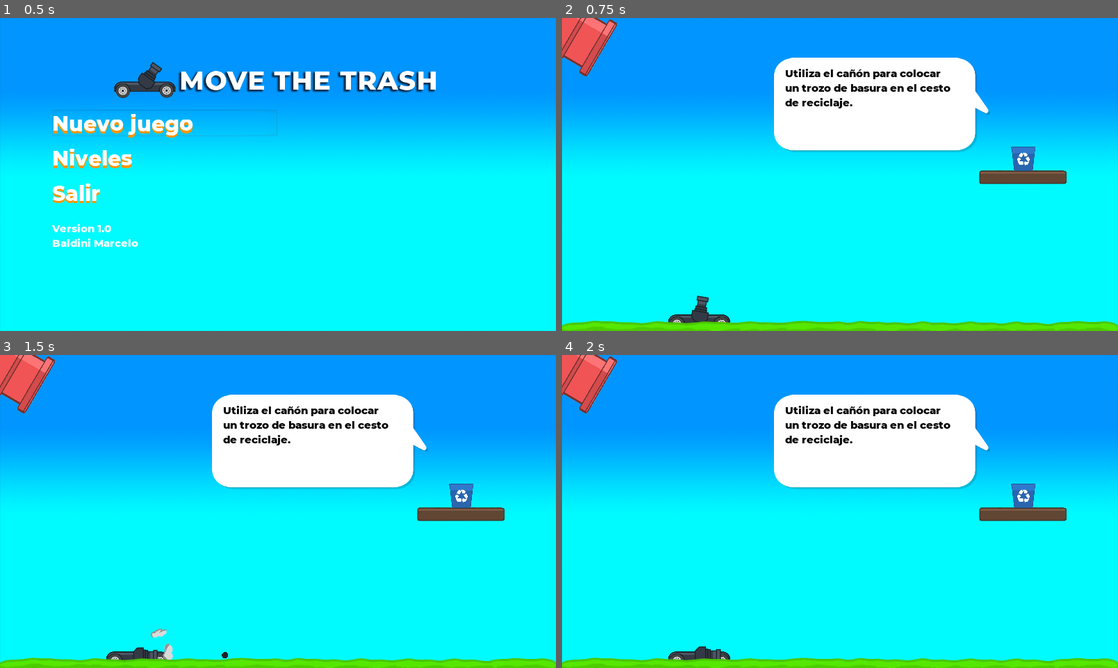
Above: before the commit, frames 1-4 (two rows, left to right).
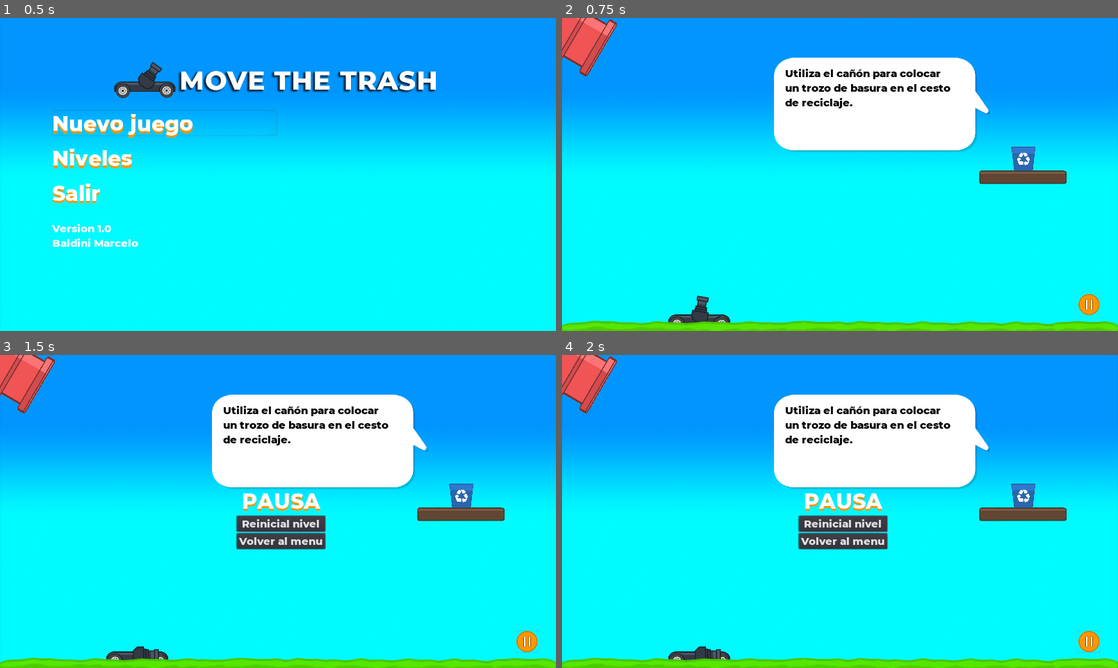
Above: after the commit, the same moments.

Repository: Fynoli/movethetrash
Game: Godot game, scene res://TitleScreen.tscn
Same seed, same stepped clock (60 frames per second), same inputs: the game is played once before the commit and once after it. Sound files missing from this copy of the repository are replaced by a short silence.
Inputs (mouse positions are in pixels of both pictures, inside the frame that each line leads up to):
- Up to frame 1 (0.5 s): no input
- Up to frame 2 (0.75 s): click "Nuevo juego" at 0.5 s
- Up to frame 3 (1.5 s): click (528, 642) at 1.27 s
- Up to frame 4 (2 s): no input

Frame 1 is identical in both runs. In frame 2, 0.2% of the frame differs, in the area x 92-97%, y 88-95%; in frame 3, 2.8%, in the area x 23-97%, y 44-98%; in frame 4, 2.5%.

Commit message:
Versión final
Algunas correcciones al sistema de guardado. Se remueven los nodos que usaba como herramientas de testeo

Diff:
--- a/Mundo.tscn
+++ b/Mundo.tscn
@@ -10,9 +10,9 @@
 [ext_resource path="res://sprites/speech_bubble/speech_bubble.png" type="Texture" id=8]
 [ext_resource path="res://Speech_buuble.gd" type="Script" id=9]
 [ext_resource path="res://fonts/montserrat_24.tres" type="DynamicFont" id=10]
-[ext_resource path="res://Tools/MouseSpawner.tscn" type="PackedScene" id=11]
-[ext_resource path="res://level_cleared_window.tscn" type="PackedScene" id=12]
-[ext_resource path="res://reset_exit_window.tscn" type="PackedScene" id=13]
+[ext_resource path="res://level_cleared_window.tscn" type="PackedScene" id=11]
+[ext_resource path="res://reset_exit_window.tscn" type="PackedScene" id=12]
+[ext_resource path="res://UI/phone_controls.tscn" type="PackedScene" id=13]
 
 [sub_resource type="RectangleShape2D" id=1]
 extents = Vector2( 239.426, 32.2603 )
@@ -121,19 +121,18 @@
 wait_time = 10.0
 autostart = true
 
-[node name="MouseSpawner" parent="." instance=ExtResource( 11 )]
-visible = false
-
-[node name="level_cleared_window" parent="." instance=ExtResource( 12 )]
+[node name="level_cleared_window" parent="." instance=ExtResource( 11 )]
 pause_mode = 2
 visible = false
 
-[node name="reset_exit_window" parent="." instance=ExtResource( 13 )]
+[node name="reset_exit_window" parent="." instance=ExtResource( 12 )]
 pause_mode = 2
 visible = false
 margin_left = 545.34
 margin_top = 306.18
 margin_right = 545.34
 margin_bottom = 306.18
+
+[node name="phone_controls" parent="." instance=ExtResource( 13 )]
 [connection signal="body_entered" from="trash_bin/Inside_trashbin_area" to="." method="_on_Inside_trashbin_area_body_entered"]
 [connection signal="timeout" from="Speech_buuble/Timer" to="Speech_buuble" method="_on_Timer_timeout"]
--- a/Mundo2.tscn
+++ b/Mundo2.tscn
@@ -10,9 +10,9 @@
 [ext_resource path="res://sprites/speech_bubble/speech_bubble.png" type="Texture" id=8]
 [ext_resource path="res://Level2res/speech_bubble.gd" type="Script" id=9]
 [ext_resource path="res://fonts/montserrat_24.tres" type="DynamicFont" id=10]
-[ext_resource path="res://Tools/MouseSpawner.tscn" type="PackedScene" id=11]
-[ext_resource path="res://level_cleared_window.tscn" type="PackedScene" id=12]
-[ext_resource path="res://reset_exit_window.tscn" type="PackedScene" id=13]
+[ext_resource path="res://level_cleared_window.tscn" type="PackedScene" id=11]
+[ext_resource path="res://reset_exit_window.tscn" type="PackedScene" id=12]
+[ext_resource path="res://UI/phone_controls.tscn" type="PackedScene" id=13]
 
 [sub_resource type="RectangleShape2D" id=1]
 extents = Vector2( 234.363, 33.3328 )
@@ -123,20 +123,19 @@
 one_shot = true
 autostart = true
 
-[node name="MouseSpawner" parent="." instance=ExtResource( 11 )]
-visible = false
-
-[node name="level_cleared_window" parent="." instance=ExtResource( 12 )]
+[node name="level_cleared_window" parent="." instance=ExtResource( 11 )]
 pause_mode = 2
 visible = false
 
-[node name="reset_exit_window" parent="." instance=ExtResource( 13 )]
+[node name="reset_exit_window" parent="." instance=ExtResource( 12 )]
 pause_mode = 2
 visible = false
 margin_left = 534.53
 margin_top = 306.49
 margin_right = 534.53
 margin_bottom = 306.49
+
+[node name="phone_controls" parent="." instance=ExtResource( 13 )]
 [connection signal="body_entered" from="trash_trays/tray_1/trash_area1" to="trash_trays" method="_on_trash_area1_body_entered"]
 [connection signal="body_exited" from="trash_trays/tray_1/trash_area1" to="trash_trays" method="_on_trash_area1_body_exited"]
 [connection signal="body_entered" from="trash_trays/tray_2/trash_area2" to="trash_trays" method="_on_trash_area2_body_entered"]
--- a/Mundo3.tscn
+++ b/Mundo3.tscn
@@ -12,9 +12,9 @@
 [ext_resource path="res://sprites/wood/h_wood_plank_1.png" type="Texture" id=10]
 [ext_resource path="res://sprites/speech_bubble/speech_bubble.png" type="Texture" id=11]
 [ext_resource path="res://level3res/speech_bubble.gd" type="Script" id=12]
-[ext_resource path="res://Tools/MouseSpawner.tscn" type="PackedScene" id=13]
-[ext_resource path="res://level_cleared_window.tscn" type="PackedScene" id=14]
-[ext_resource path="res://reset_exit_window.tscn" type="PackedScene" id=15]
+[ext_resource path="res://level_cleared_window.tscn" type="PackedScene" id=13]
+[ext_resource path="res://reset_exit_window.tscn" type="PackedScene" id=14]
+[ext_resource path="res://UI/phone_controls.tscn" type="PackedScene" id=15]
 
 [sub_resource type="RectangleShape2D" id=1]
 extents = Vector2( 235.078, 32.4715 )
@@ -162,20 +162,19 @@
 one_shot = true
 autostart = true
 
-[node name="MouseSpawner" parent="." instance=ExtResource( 13 )]
-visible = false
-
-[node name="level_cleared_window" parent="." instance=ExtResource( 14 )]
+[node name="level_cleared_window" parent="." instance=ExtResource( 13 )]
 pause_mode = 2
 visible = false
 
-[node name="reset_exit_window" parent="." instance=ExtResource( 15 )]
+[node name="reset_exit_window" parent="." instance=ExtResource( 14 )]
 pause_mode = 2
 visible = false
 margin_left = 537.06
 margin_top = 305.91
 margin_right = 537.06
 margin_bottom = 305.91
+
+[node name="phone_controls" parent="." instance=ExtResource( 15 )]
 [connection signal="body_entered" from="trash_trays/tray_1/tray_1_area" to="trash_trays" method="_on_tray_1_area_body_entered"]
 [connection signal="body_exited" from="trash_trays/tray_1/tray_1_area" to="trash_trays" method="_on_tray_1_area_body_exited"]
 [connection signal="body_entered" from="trash_trays/tray_2/tray_2_area" to="trash_trays" method="_on_tray_2_area_body_entered"]
--- a/Mundo4.tscn
+++ b/Mundo4.tscn
@@ -5,21 +5,21 @@
 [ext_resource path="res://floor.tscn" type="PackedScene" id=3]
 [ext_resource path="res://sprites/wood/h_wood_plank_1.png" type="Texture" id=4]
 [ext_resource path="res://sprites/wood/h_wood_plank_2.png" type="Texture" id=5]
-[ext_resource path="res://Tools/MouseSpawner.tscn" type="PackedScene" id=6]
-[ext_resource path="res://aple.tscn" type="PackedScene" id=7]
-[ext_resource path="res://banana.tscn" type="PackedScene" id=8]
-[ext_resource path="res://bottle.tscn" type="PackedScene" id=9]
-[ext_resource path="res://can.tscn" type="PackedScene" id=10]
-[ext_resource path="res://trashbag.tscn" type="PackedScene" id=11]
-[ext_resource path="res://level4res/Trash_bins.gd" type="Script" id=12]
-[ext_resource path="res://sprites/simple_trash_bin/simple_trash_bin.png" type="Texture" id=13]
-[ext_resource path="res://fonts/montserrat_24.tres" type="DynamicFont" id=14]
-[ext_resource path="res://sprites/simple_trash_bin/simple_trash_bin_2.png" type="Texture" id=15]
-[ext_resource path="res://sprites/speech_bubble/speech_bubble.png" type="Texture" id=16]
-[ext_resource path="res://level4res/speechbubble.gd" type="Script" id=17]
-[ext_resource path="res://level4res/time_left.gd" type="Script" id=18]
-[ext_resource path="res://level_cleared_window.tscn" type="PackedScene" id=19]
-[ext_resource path="res://reset_exit_window.tscn" type="PackedScene" id=20]
+[ext_resource path="res://aple.tscn" type="PackedScene" id=6]
+[ext_resource path="res://banana.tscn" type="PackedScene" id=7]
+[ext_resource path="res://bottle.tscn" type="PackedScene" id=8]
+[ext_resource path="res://can.tscn" type="PackedScene" id=9]
+[ext_resource path="res://trashbag.tscn" type="PackedScene" id=10]
+[ext_resource path="res://level4res/Trash_bins.gd" type="Script" id=11]
+[ext_resource path="res://sprites/simple_trash_bin/simple_trash_bin.png" type="Texture" id=12]
+[ext_resource path="res://fonts/montserrat_24.tres" type="DynamicFont" id=13]
+[ext_resource path="res://sprites/simple_trash_bin/simple_trash_bin_2.png" type="Texture" id=14]
+[ext_resource path="res://sprites/speech_bubble/speech_bubble.png" type="Texture" id=15]
+[ext_resource path="res://level4res/speechbubble.gd" type="Script" id=16]
+[ext_resource path="res://level4res/time_left.gd" type="Script" id=17]
+[ext_resource path="res://level_cleared_window.tscn" type="PackedScene" id=18]
+[ext_resource path="res://reset_exit_window.tscn" type="PackedScene" id=19]
+[ext_resource path="res://UI/phone_controls.tscn" type="PackedScene" id=20]
 
 [sub_resource type="SegmentShape2D" id=1]
 a = Vector2( -212.258, -16.2642 )
@@ -513,91 +513,88 @@
 node_b = NodePath("../web_segment")
 softness = 0.2
 
-[node name="MouseSpawner" parent="." instance=ExtResource( 6 )]
-visible = false
-
 [node name="trash_group" type="Node2D" parent="."]
 editor/display_folded = true
 position = Vector2( 42.89, 55.71 )
 
-[node name="aple" parent="trash_group" instance=ExtResource( 7 )]
+[node name="aple" parent="trash_group" instance=ExtResource( 6 )]
 position = Vector2( 81.2, 207.52 )
 
-[node name="aple2" parent="trash_group" instance=ExtResource( 7 )]
+[node name="aple2" parent="trash_group" instance=ExtResource( 6 )]
 position = Vector2( 172.47, 137.15 )
 
-[node name="aple3" parent="trash_group" instance=ExtResource( 7 )]
+[node name="aple3" parent="trash_group" instance=ExtResource( 6 )]
 position = Vector2( 509.58, 0 )
 
-[node name="aple4" parent="trash_group" instance=ExtResource( 7 )]
+[node name="aple4" parent="trash_group" instance=ExtResource( 6 )]
 position = Vector2( 677.96, 0 )
 
-[node name="aple5" parent="trash_group" instance=ExtResource( 7 )]
+[node name="aple5" parent="trash_group" instance=ExtResource( 6 )]
 position = Vector2( 1108.18, 0 )
 
-[node name="banana" parent="trash_group" instance=ExtResource( 8 )]
+[node name="banana" parent="trash_group" instance=ExtResource( 7 )]
 position = Vector2( 753.684, 315.789 )
 
-[node name="banana2" parent="trash_group" instance=ExtResource( 8 )]
+[node name="banana2" parent="trash_group" instance=ExtResource( 7 )]
 position = Vector2( 44.2105, 335.789 )
 
-[node name="banana3" parent="trash_group" instance=ExtResource( 8 )]
+[node name="banana3" parent="trash_group" instance=ExtResource( 7 )]
 position = Vector2( 761.053, 100 )
 
-[node name="banana4" parent="trash_group" instance=ExtResource( 8 )]
+[node name="banana4" parent="trash_group" instance=ExtResource( 7 )]
 position = Vector2( 1062.11, 31.5789 )
 
-[node name="banana5" parent="trash_group" instance=ExtResource( 8 )]
+[node name="banana5" parent="trash_group" instance=ExtResource( 7 )]
 position = Vector2( 591.579, 3.1579 )
 
-[node name="bottle" parent="trash_group" instance=ExtResource( 9 )]
+[node name="bottle" parent="trash_group" instance=ExtResource( 8 )]
 position = Vector2( 1022.11, 227.368 )
 
-[node name="bottle2" parent="trash_group" instance=ExtResource( 9 )]
+[node name="bottle2" parent="trash_group" instance=ExtResource( 8 )]
 position = Vector2( 1158.95, 134.737 )
 
-[node name="bottle3" parent="trash_group" instance=ExtResource( 9 )]
+[node name="bottle3" parent="trash_group" instance=ExtResource( 8 )]
 position = Vector2( 698.947, 137.895 )
 
-[node name="bottle4" parent="trash_group" instance=ExtResource( 9 )]
+[node name="bottle4" parent="trash_group" instance=ExtResource( 8 )]
 position = Vector2( 448.421, 185.263 )
 
-[node name="bottle5" parent="trash_group" instance=ExtResource( 9 )]
+[node name="bottle5" parent="trash_group" instance=ExtResource( 8 )]
 position = Vector2( 153.684, 202.105 )
 
-[node name="can" parent="trash_group" instance=ExtResource( 10 )]
+[node name="can" parent="trash_group" instance=ExtResource( 9 )]
 position = Vector2( 1148.42, 226.316 )
 
-[node name="can2" parent="trash_group" instance=ExtResource( 10 )]
+[node name="can2" parent="trash_group" instance=ExtResource( 9 )]
 position = Vector2( 796.842, 252.632 )
 
-[node name="can3" parent="trash_group" instance=ExtResource( 10 )]
+[node name="can3" parent="trash_group" instance=ExtResource( 9 )]
 position = Vector2( 529.474, 234.737 )
 
-[node name="can4" parent="trash_group" instance=ExtResource( 10 )]
+[node name="can4" parent="trash_group" instance=ExtResource( 9 )]
 position = Vector2( 21.0526, 269.474 )
 
-[node name="can5" parent="trash_group" instance=ExtResource( 10 )]
+[node name="can5" parent="trash_group" instance=ExtResource( 9 )]
 position = Vector2( 175.789, 282.105 )
 
-[node name="trashbag" parent="trash_group" instance=ExtResource( 11 )]
+[node name="trashbag" parent="trash_group" instance=ExtResource( 10 )]
 position = Vector2( 1150.53, 25.2632 )
 
-[node name="trashbag2" parent="trash_group" instance=ExtResource( 11 )]
+[node name="trashbag2" parent="trash_group" instance=ExtResource( 10 )]
 position = Vector2( 45.2632, 100 )
 
-[node name="trashbag3" parent="trash_group" instance=ExtResource( 11 )]
+[node name="trashbag3" parent="trash_group" instance=ExtResource( 10 )]
 position = Vector2( 117.895, 286.316 )
 
-[node name="trashbag4" parent="trash_group" instance=ExtResource( 11 )]
+[node name="trashbag4" parent="trash_group" instance=ExtResource( 10 )]
 position = Vector2( 1098.95, 120 )
 
-[node name="trashbag5" parent="trash_group" instance=ExtResource( 11 )]
+[node name="trashbag5" parent="trash_group" instance=ExtResource( 10 )]
 position = Vector2( 457.895, 82.1052 )
 
 [node name="Trash_bins" type="Node2D" parent="."]
 editor/display_folded = true
-script = ExtResource( 12 )
+script = ExtResource( 11 )
 
 [node name="trash_bin" type="StaticBody2D" parent="Trash_bins"]
 position = Vector2( 195.947, 107.304 )
@@ -719,29 +716,31 @@
 margin_top = 20.0
 margin_right = 74.0
 margin_bottom = 51.0
-custom_fonts/font = ExtResource( 14 )
+custom_fonts/font = ExtResource( 13 )
 custom_colors/font_color = Color( 1, 1, 1, 1 )
 custom_colors/font_color_shadow = Color( 0, 0, 0, 1 )
 custom_constants/shadow_offset_y = 5
 text = "5:00"
-script = ExtResource( 18 )
+script = ExtResource( 17 )
 
 [node name="Timer" type="Timer" parent="time_left"]
 wait_time = 360.0
 one_shot = true
 autostart = true
 
-[node name="level_cleared_window" parent="." instance=ExtResource( 19 )]
+[node name="level_cleared_window" parent="." instance=ExtResource( 18 )]
 pause_mode = 2
 visible = false
 
-[node name="reset_exit_window" parent="." instance=ExtResource( 20 )]
+[node name="reset_exit_window" parent="." instance=ExtResource( 19 )]
 pause_mode = 2
 visible = false
 margin_left = 534.61
 margin_top = 305.69
 margin_right = 534.61
 margin_bottom = 305.69
+
+[node name="phone_controls" parent="." instance=ExtResource( 20 )]
 [connection signal="body_entered" from="Trash_bins/trash_bin/trash_bin_area" to="Trash_bins" method="_on_trash_bin_area_body_entered"]
 [connection signal="body_exited" from="Trash_bins/trash_bin/trash_bin_area" to="Trash_bins" method="_on_trash_bin_area_body_exited"]
 [connection signal="body_entered" from="Trash_bins/trash_bin2/trash_bin2_area" to="Trash_bins" method="_on_trash_bin2_area_body_entered"]
--- a/Mundo5.tscn
+++ b/Mundo5.tscn
@@ -12,10 +12,10 @@
 [ext_resource path="res://sprites/saw/mount.png" type="Texture" id=10]
 [ext_resource path="res://sprites/wood/h_wood_plank_2.png" type="Texture" id=11]
 [ext_resource path="res://fonts/montserrat_24.tres" type="DynamicFont" id=12]
-[ext_resource path="res://Tools/MouseSpawner.tscn" type="PackedScene" id=13]
-[ext_resource path="res://level5res/Time.gd" type="Script" id=14]
-[ext_resource path="res://sprites/speech_bubble/speech_bubble.png" type="Texture" id=15]
-[ext_resource path="res://level5res/speech_bubble.gd" type="Script" id=16]
+[ext_resource path="res://level5res/Time.gd" type="Script" id=13]
+[ext_resource path="res://sprites/speech_bubble/speech_bubble.png" type="Texture" id=14]
+[ext_resource path="res://level5res/speech_bubble.gd" type="Script" id=15]
+[ext_resource path="res://UI/phone_controls.tscn" type="PackedScene" id=16]
 
 [sub_resource type="Animation" id=1]
 resource_name = "spin"
@@ -77,7 +77,6 @@
 flag_disable_z = true
 spread = 0.0
 gravity = Vector3( 0, 0, 0 )
-angular_velocity = 132.0
 orbit_velocity = 0.0
 orbit_velocity_random = 1.0
 radial_accel = 100.0
@@ -259,9 +258,6 @@
 explosiveness = 0.76
 process_material = SubResource( 6 )
 
-[node name="MouseSpawner" parent="." instance=ExtResource( 13 )]
-visible = false
-
 [node name="Points" type="Label" parent="."]
 margin_left = 143.0
 margin_top = 5.25
@@ -312,6 +308,8 @@
 wait_time = 10.0
 one_shot = true
 autostart = true
+
+[node name="phone_controls" parent="." instance=ExtResource( 16 )]
 [connection signal="body_entered" from="trash_trays/tray_1/saw_area_1" to="trash_trays" method="_on_saw_area_1_body_entered"]
 [connection signal="body_entered" from="trash_trays/tray_2/saw_area_2" to="trash_trays" method="_on_saw_area_2_body_entered"]
 [connection signal="body_entered" from="trash_trays/tray_3/saw_area_3" to="trash_trays" method="_on_saw_area_3_body_entered"]
--- a/SaveSystem.gd
+++ b/SaveSystem.gd
@@ -11,6 +11,10 @@
 # Called when the node enters the scene tree for the first time.
 func _ready():
 	max_level_reached=config.get_value("Max_level_reached","Level",max_level_reached)
+	if max_level_reached==null:
+		config.set_value("Max_level_reached","Level",1)
+		config.save(save_path)
+		max_level_reached=1
 	pass # Replace with function body.
 
 
--- /dev/null
+++ b/UI/phone_controls.gd
@@ -0,0 +1,50 @@
+extends Control
+
+# Declare member variables here. Examples:
+# var a = 2
+# var b = "text"
+
+# Called when the node enters the scene tree for the first time.
+func _ready():
+	pass # Replace with function body.
+
+# Called every frame. 'delta' is the elapsed time since the previous frame.
+#func _process(delta):
+#	pass
+
+
+func _on_left_button_down():
+	get_node("/root/global_values").phone_left_pressed=true
+	pass # Replace with function body.
+
+
+
+
+func _on_left_button_up():
+	get_node("/root/global_values").phone_left_pressed=false
+	pass # Replace with function body.
+
+
+func _on_right_button_down():
+	get_node("/root/global_values").phone_right_pressed=true
+	pass # Replace with function body.
+
+
+func _on_right_button_up():
+	get_node("/root/global_values").phone_right_pressed=false
+	pass # Replace with function body.
+
+
+func _on_pause_pressed():
+	get_node("/root/global_values").phone_pause=not get_node("/root/global_values").phone_pause
+	pass # Replace with function body.
+
+
+func _on_pause_mouse_entered():
+	get_node("/root/global_values").on_UI=true
+	pass # Replace with function body.
+
+
+func _on_pause_mouse_exited():
+	get_node("/root/global_values").on_UI=false
+	pass # Replace with function body.
--- /dev/null
+++ b/UI/phone_controls.tscn
@@ -0,0 +1,48 @@
+[gd_scene load_steps=5 format=2]
+
+[ext_resource path="res://UI/phone_controls.gd" type="Script" id=1]
+[ext_resource path="res://sprites/UI/move_left.png" type="Texture" id=2]
+[ext_resource path="res://sprites/UI/move_right.png" type="Texture" id=3]
+[ext_resource path="res://sprites/UI/pause.png" type="Texture" id=4]
+
+[node name="phone_controls" type="Control"]
+pause_mode = 2
+anchor_right = 1.0
+anchor_bottom = 1.0
+script = ExtResource( 1 )
+
+[node name="left" type="Button" parent="."]
+visible = false
+margin_left = 41.8006
+margin_top = 570.831
+margin_right = 173.801
+margin_bottom = 696.831
+rect_scale = Vector2( 0.6, 0.6 )
+icon = ExtResource( 2 )
+flat = true
+
+[node name="right" type="Button" parent="."]
+visible = false
+margin_left = 134.801
+margin_top = 570.831
+margin_right = 266.801
+margin_bottom = 696.831
+rect_scale = Vector2( 0.6, 0.6 )
+icon = ExtResource( 3 )
+flat = true
+
+[node name="pause" type="Button" parent="."]
+margin_left = 1186.99
+margin_top = 634.156
+margin_right = 1318.99
+margin_bottom = 760.156
+rect_scale = Vector2( 0.4, 0.4 )
+icon = ExtResource( 4 )
+flat = true
+[connection signal="button_down" from="left" to="." method="_on_left_button_down"]
+[connection signal="button_up" from="left" to="." method="_on_left_button_up"]
+[connection signal="button_down" from="right" to="." method="_on_right_button_down"]
+[connection signal="button_up" from="right" to="." method="_on_right_button_up"]
+[connection signal="mouse_entered" from="pause" to="." method="_on_pause_mouse_entered"]
+[connection signal="mouse_exited" from="pause" to="." method="_on_pause_mouse_exited"]
+[connection signal="pressed" from="pause" to="." method="_on_pause_pressed"]
--- a/cannon.gd
+++ b/cannon.gd
@@ -15,7 +15,7 @@
 
 # Called every frame. 'delta' is the elapsed time since the previous frame.
 func _process(delta):
-	if(Input.is_action_just_pressed("mouse_1")):
+	if Input.is_action_just_pressed("mouse_1") and get_node("/root/global_values").on_UI==false:
 		get_node("shot").play()
 		get_child(0).frame=0
 		get_child(0).play("shooting",false)
--- a/cannon_cart.gd
+++ b/cannon_cart.gd
@@ -1,5 +1,6 @@
 extends KinematicBody2D
 export var motion_speed = 200
+export var dead_zone=1
 var  wheel_animator
 # Declare member variables here. Examples:
 # var a = 2
@@ -15,14 +16,14 @@
 
 func _physics_process(delta):
 	var motion = Vector2()
-	if Input.is_action_pressed("move_left") or Input.is_action_pressed("move_right"):
+	if Input.is_action_pressed("move_left") or Input.is_action_pressed("move_right") or abs(Input.get_accelerometer().x)>dead_zone:
 		if not get_node("moving").playing:
 			get_node("moving").play()
-	if (Input.is_action_pressed("move_left")):
+	if Input.is_action_pressed("move_left") or Input.get_accelerometer().x<-dead_zone:
 		motion += Vector2(-1, 0)
 		wheel_animator.play("spin_left")
 	else:
-		if (Input.is_action_pressed("move_right")):
+		if Input.is_action_pressed("move_right") or Input.get_accelerometer().x>dead_zone:
 			motion += Vector2(1, 0)
 			wheel_animator.play("spin_right")
 		else:
--- a/global_values.gd
+++ b/global_values.gd
@@ -2,6 +2,13 @@
 export var fx_volume=0.3
 export var music_volume=0.4
 export var dbs_of_increment_decrement=50
+
+#controles
+var phone_left_pressed=false
+var phone_right_pressed=false
+var phone_pause=false
+var on_UI=false
+
 # Declare member variables here. Examples:
 # var a = 2
 # var b = "text"
@@ -12,7 +19,7 @@
 
 # Called every frame. 'delta' is the elapsed time since the previous frame.
 #func _process(delta):
-#	pass
+	#pass
 
 func get_fx_volume():
 	return fx_volume*dbs_of_increment_decrement
--- a/movethetrash.cfg
+++ b/movethetrash.cfg
@@ -1,3 +1,3 @@
 [Max_level_reached]
 
-Level=5
+Level=1
--- a/project.godot
+++ b/project.godot
@@ -17,7 +17,7 @@
 
 config/name="Proyecto_Final_ProgVJIII"
 run/main_scene="res://TitleScreen.tscn"
-config/icon="res://icon.png"
+config/icon="res://sprites/icon.png"
 
 [autoload]
 
@@ -61,7 +61,7 @@
 }
 mouse_1={
 "deadzone": 0.5,
-"events": [ Object(InputEventMouseButton,"resource_local_to_scene":false,"resource_name":"","device":0,"alt":false,"shift":false,"control":fal …(189 unchanged characters)…
+"events": [ Object(InputEventMouseButton,"resource_local_to_scene":false,"resource_name":"","device":-1,"alt":false,"shift":false,"control":fal …(189 unchanged characters)…
  ]
 }
 mouse_2={
--- a/reset_exit_window.gd
+++ b/reset_exit_window.gd
@@ -14,7 +14,8 @@
 
 # Called every frame. 'delta' is the elapsed time since the previous frame.
 func _process(delta):
-	if (Input.is_action_just_pressed("ui_cancel")):
+	if Input.is_action_just_pressed("ui_cancel") or get_node("/root/global_values").phone_pause:
+		get_node("/root/global_values").phone_pause=false
 		get_tree().paused=not get_tree().paused
 		if(not visible):
 			show()
Not shown: 5 places in Mundo4.tscn that only renumber resources
Not shown: 2 places in Mundo5.tscn that only renumber resources
Not shown, added: export_presets.cfg
Binary file added: sprites/UI/pause.png
Not shown, added: sprites/UI/pause.png.import
Binary file added: sprites/icon.png
Not shown, added: sprites/icon.png.import
